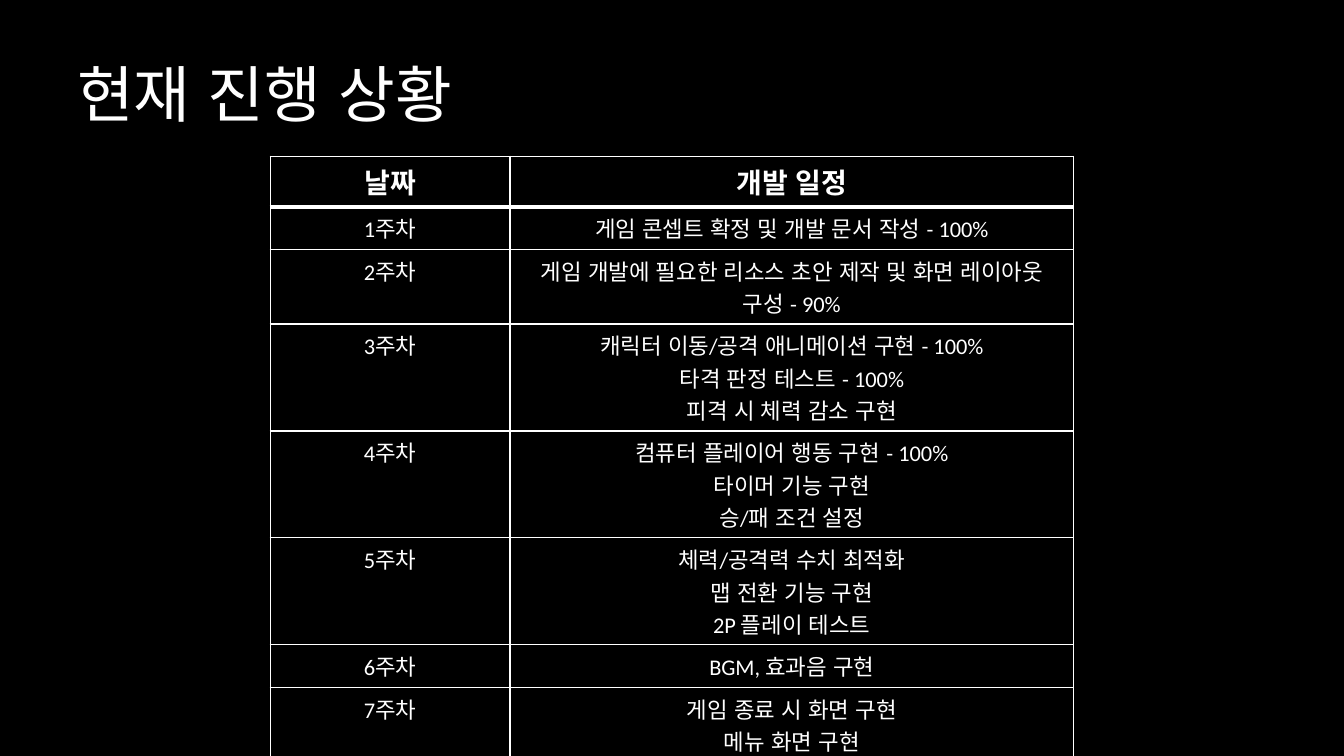
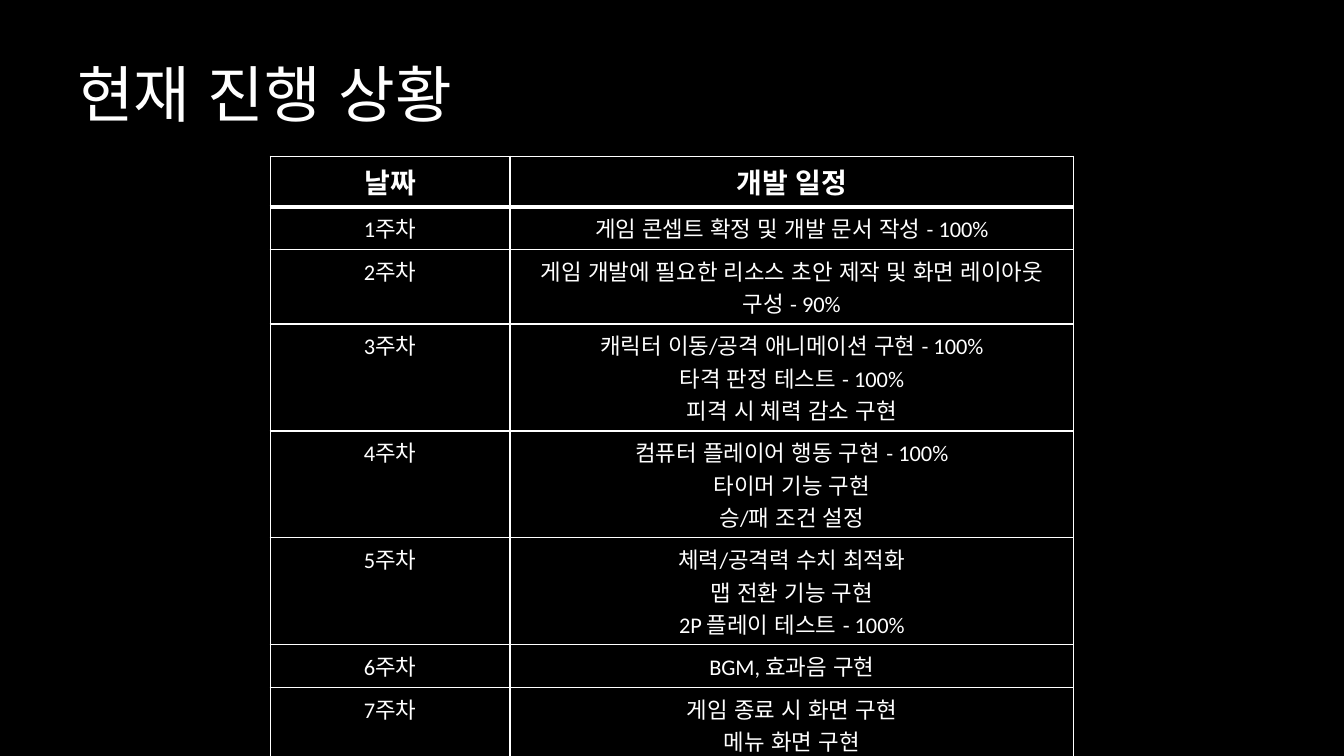
Before and after one commit to Kimseongmin-tuk/2DGP_GAMEPROJECT, a slide deck: slide 2 of 발표자료/2차 프로젝트 발표 - 2022184007 김성민.pptx. Drawn at 1344x756 pixels with LibreOffice and Linux fonts; fonts in the diff are those of the drawing. Boxes give left, top, right and bottom in pixels: in the first picture for what was removed or moved away, otherwise in the second. Text is boxed around its words. In the diff, an @@ line names an element or a change of style, - is before the commit and + after.

```diff
--- a/발표자료/2차 프로젝트 발표 - 2022184007 김성민.pptx
+++ b/발표자료/2차 프로젝트 발표 - 2022184007 김성민.pptx
@@ table at bbox=[270, 156, 1074, 756] @@
-row 6, column 2: 체력/공격력 수치 최적화 / 맵 전환 기능 구현 / 2P 플레이 테스트
+row 6, column 2: 체력/공격력 수치 최적화 / 맵 전환 기능 구현 / 2P 플레이 테스트 - 100%
@@ bold on in "날짜", "개발 일정" @@
@@ borders changed @@
```
Also in this commit, not shown: 2 other files.
